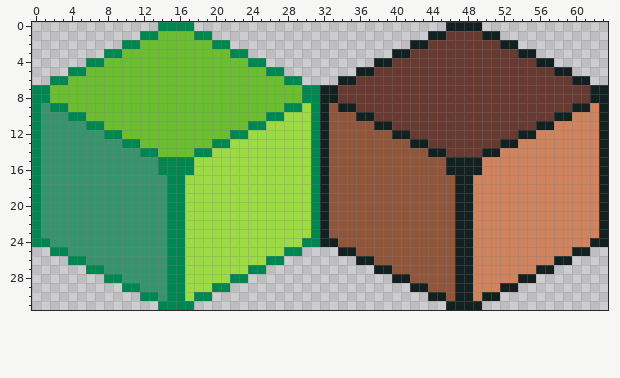
Two states of a pixel-art file, assets/Tiles/asp/TileSet.ase. This is how it looked before the edit.
64x32 pixels, 1 frame.
After:
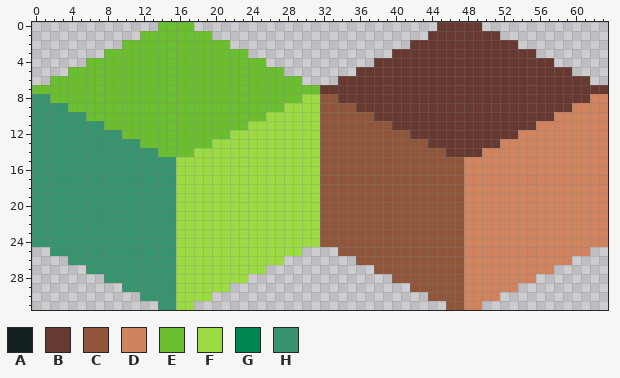
Palette (. is transparent): A #122020  B #663931  C #8f563b  D #cf835f  E #6abe30  F #9cdb43  G #008751  H #37946e
Changes in this commit:
Changed rows in their new state; - is an unchanged pixel.
first column x 0:
 0 --------------EEEE---------------------------BBBBB--------------
 1 ------------EE----EE------------------------BB----BB------------
 2 ----------EE--------EE--------------------BB--------BB----------
 3 --------EE------------EE----------------BB------------BB--------
 4 ------EE----------------EE------------BB----------------BB------
 5 ----EE--------------------EE--------BB--------------------BB----
 6 --EE------------------------EE----BB------------------------BB--
 7 EE----------------------------EEBB----------------------------BB
 8 HH----------------------------FFCC----------------------------DD
 9 H-HH------------------------FF-FC-CC------------------------DD-D
10 H---HH--------------------FF---FC---CC--------------------DD---D
11 H-----HH----------------FF-----FC-----CC----------------DD-----D
12 H-------HH------------FF-------FC-------CC------------DD-------D
13 H---------HH--------FF---------FC---------CC--------DD---------D
14 H-----------HH----FF-----------FC-----------CC----DD-----------D
15 H-------------HHFF-------------FC-------------CCDD-------------D
16 H-------------HHFF-------------FC-------------CCDD-------------D
17 H--------------HF--------------FC--------------CD--------------D
18 H--------------HF--------------FC--------------CD--------------D
19 H--------------HF--------------FC--------------CD--------------D
20 H--------------HF--------------FC--------------CD--------------D
21 H--------------HF--------------FC--------------CD--------------D
22 H--------------HF--------------FC--------------CD--------------D
23 H--------------HF--------------FC--------------CD--------------D
24 HH-------------HF-------------FFCC-------------CD-------------DD
25 --HH-----------HF-----------FF----CC-----------CD-----------DD--
26 ----HH---------HF---------FF--------CC---------CD---------DD----
27 ------HH-------HF-------FF------------CC-------CD-------DD------
28 --------HH-----HF-----FF----------------CC-----CD-----DD--------
29 ----------HH---HF---FF--------------------CC---CD---DD----------
30 ------------HH-HF-FF------------------------CC-CD-DD------------
31 --------------HHFF----------------------------CCDD--------------
Where, in picture pixels (left, top, right, bottom), the same in both pictures:
changed: (32, 22, 608, 310)
